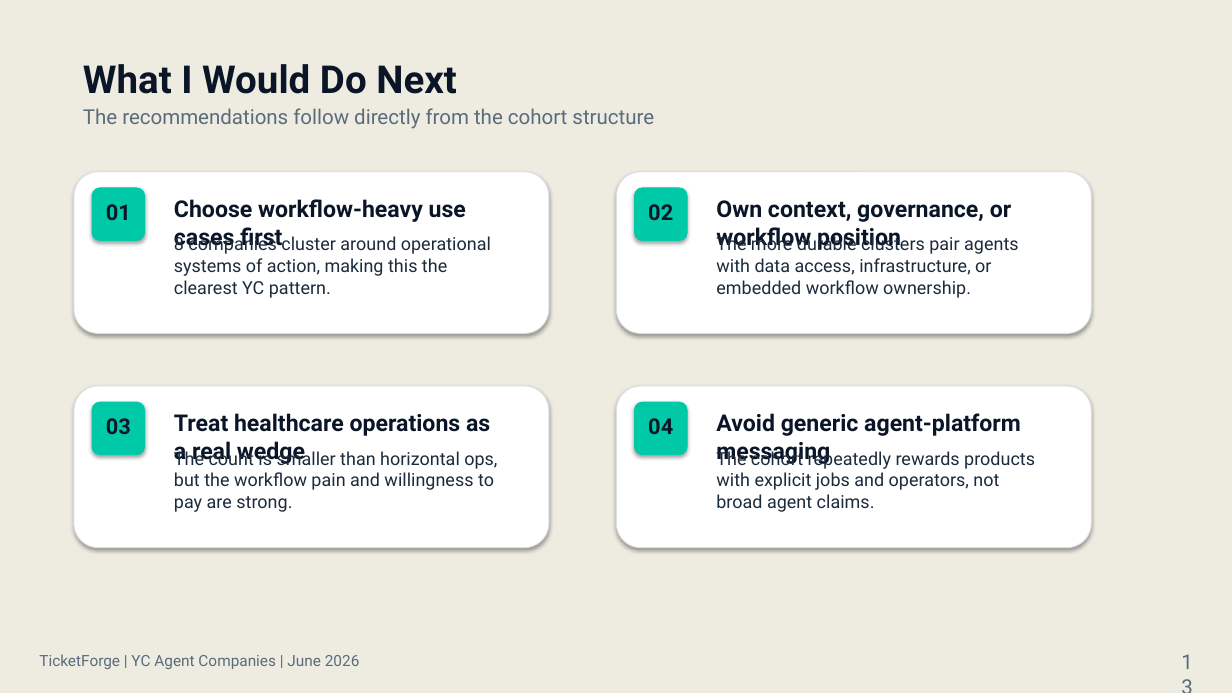
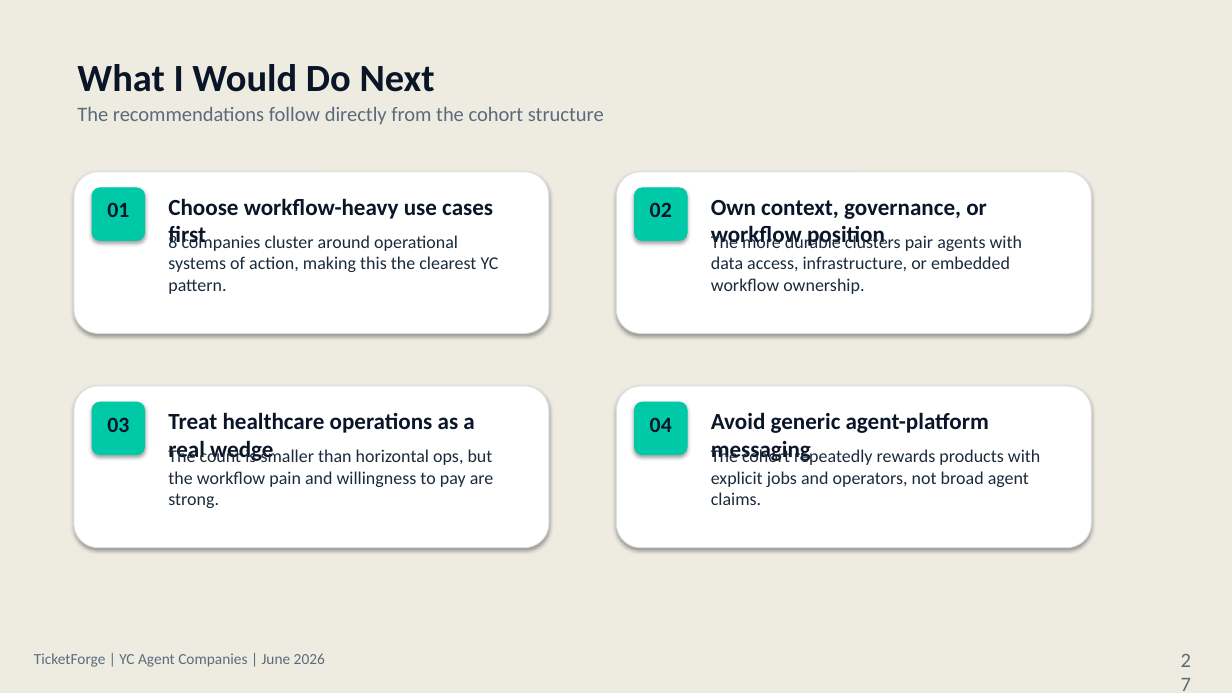
Before and after one commit to shekerkamma/ticketforge, a slide deck: slide 27 of docs/reports/yc-agent-companies-spring-2025-branded.pptx (slide 13 before the commit). Drawn at 1232x693 pixels with LibreOffice and Linux fonts; fonts in the diff are those of the drawing. Boxes give left, top, right and bottom in pixels: in the first picture for what was removed or moved away, otherwise in the second. Text is boxed around its words. In the diff, an @@ line names an element or a change of style, - is before the commit and + after.

Commit message:
Add structured research-to-deck chain contracts

```diff
--- a/docs/reports/yc-agent-companies-spring-2025-branded.pptx
+++ b/docs/reports/yc-agent-companies-spring-2025-branded.pptx
@@ font Roboto to Calibri in 15 elements at box(77, 64, 435, 92), box(77, 107, 604, 125), box(107, 202, 129, 217), box(168, 198, 493, 248), box(168, 233, 499, 294), box(650, 202, 672, 217), box(711, 200, 987, 248), box(711, 233, 1022, 294), box(107, 417, 129, 432), box(168, 412, 474, 462), box(168, 447, 494, 508), box(650, 417, 672, 432), box(711, 412, 989, 463), box(711, 447, 1040, 505), box(34, 653, 325, 667) @@
@@ text at box(1173, 645, 1195, 665): text changed; font Roboto to Calibri @@
-13
+27
```
Also in this commit, not shown: 13 other slides changed, 16 slides added, 17 other files.
